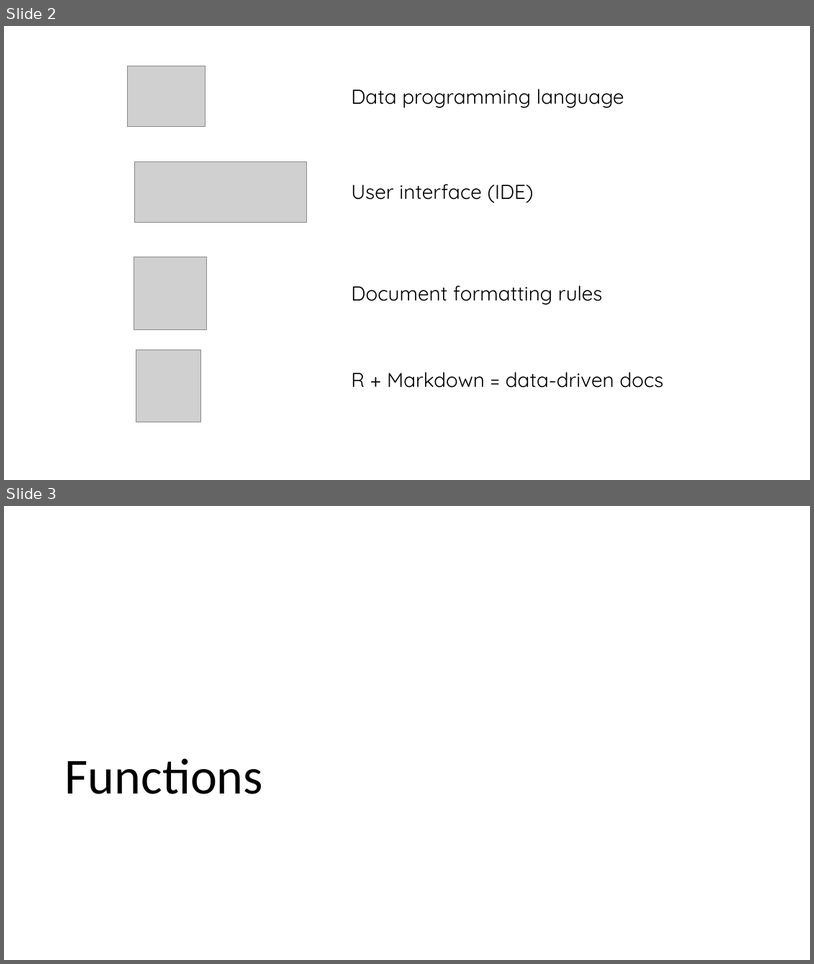
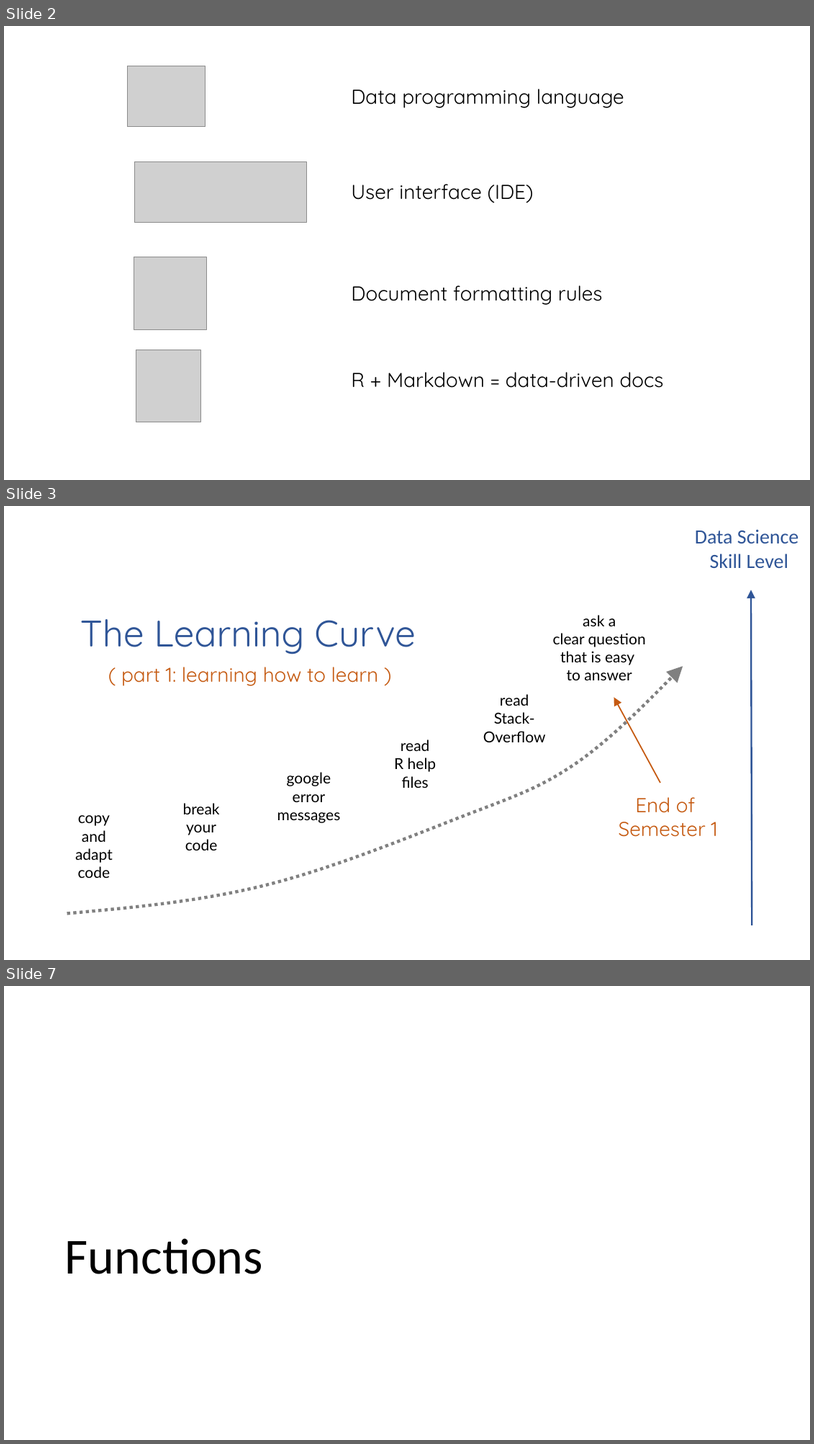
Before and after one commit to DS4PS/dp4ss-textbook, a slide deck: figures/figures.pptx. Shown one above the other, each under a label of ours: slides 2 and 3 before the commit, slides 2, 3 and 7 after it; the slides between them are not shown. The pictures are 814x964 and 814x1444 pixels, drawn with LibreOffice and Linux fonts; fonts in the diff are those of the drawing; grey boxes stand for pictures. Boxes give left, top, right and bottom in pixels: in the first picture for what was removed or moved away, otherwise in the second. Text is boxed around its words. In the diff, an @@ line names an element or a change of style, - is before the commit and + after.

Commit message:
updated learning curve

```diff
--- a/figures/figures.pptx
+++ b/figures/figures.pptx
@@ slide 3 added at bbox=[4, 506, 810, 960], background #FFFFFF @@
@@ group added at bbox=[67, 529, 799, 925]: 10 texts, 2 arrows, 1 freeform shape @@
+break
+your
+code
+copy
+and
+adapt
+code
+read
+R help
+files
+google
+error
+messages
+read
+Stack-
+Overflow
+ask a
+clear question
+that is easy
+to answer
+The Learning Curve
+Data Science
+Skill Level
+End of
+Semester 1
+( part 1: learning how to learn )
@@ what was slide 3 is now slide 7 @@
```
Also in this commit, not shown: 3 other slides added, 8 other files.
